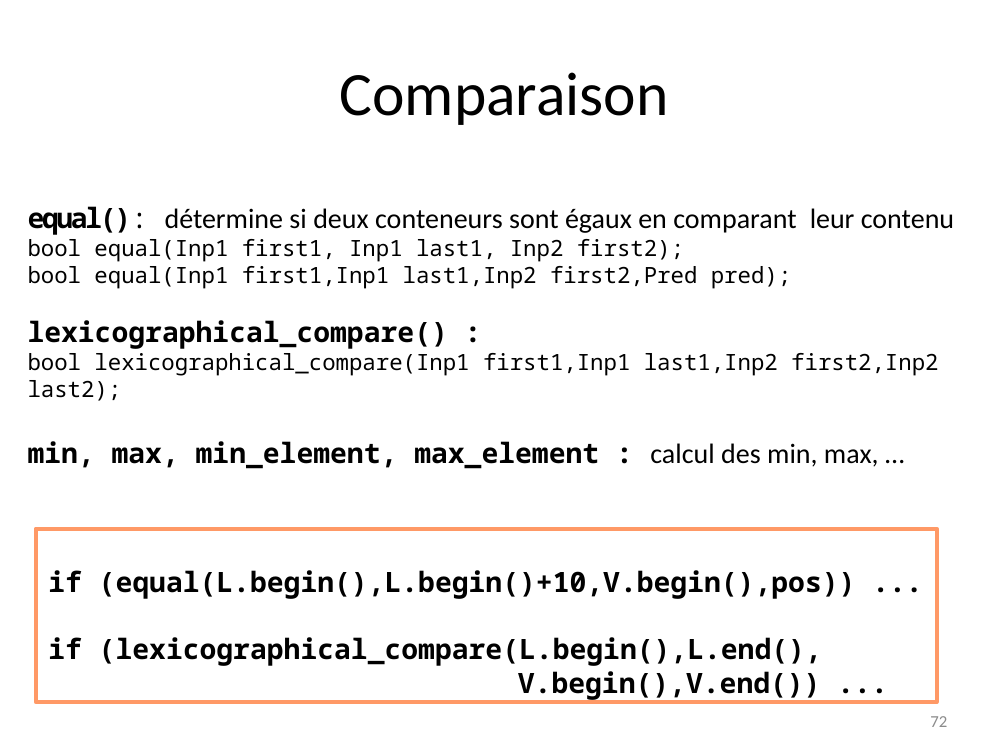
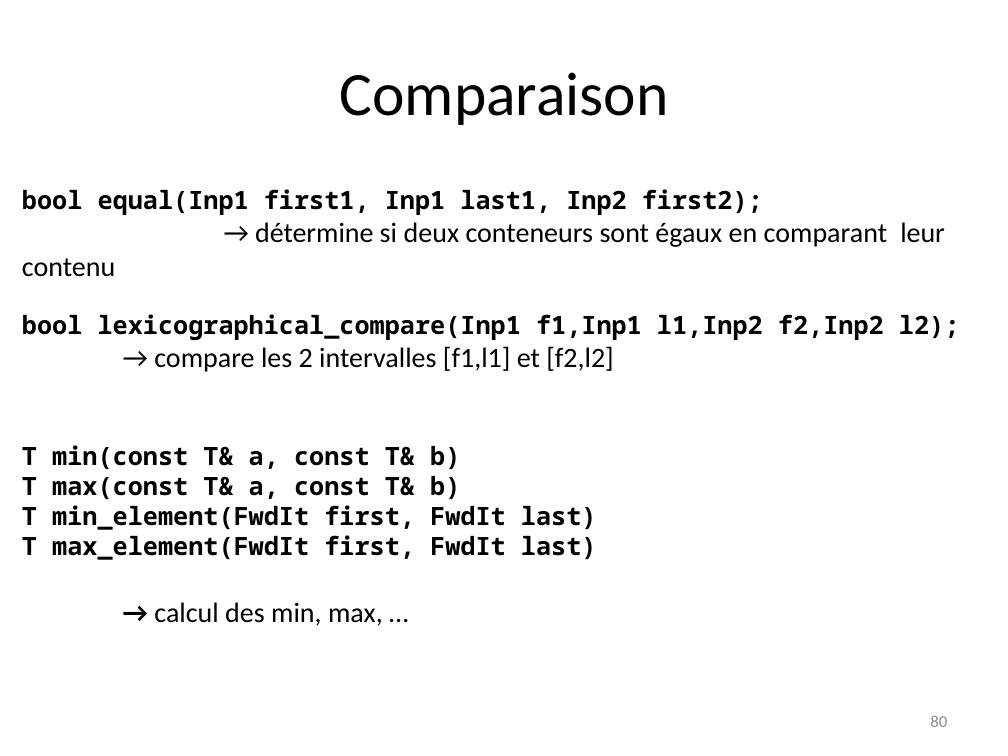
Before and after one commit to manu5801/cours-cplusplus, a slide deck: slide 80 of stl/F_C++_STL.pptx (slide 72 before the commit). Drawn at 1008x756 pixels with LibreOffice and Linux fonts; fonts in the diff are those of the drawing. Boxes give left, top, right and bottom in pixels: in the first picture for what was removed or moved away, otherwise in the second. Text is boxed around its words. In the diff, an @@ line names an element or a change of style, - is before the commit and + after.

```diff
--- a/stl/F_C++_STL.pptx
+++ b/stl/F_C++_STL.pptx
@@ text "bool equal(Inp1 first1, Inp1 last1, ...": place and size @@
-text "bool equal(Inp1 first1, Inp1 last1, ..." at (28, 206, 954, 469)
+text "bool equal(Inp1 first1, Inp1 last1, ..." at (22, 189, 959, 626)
@@ text at (22, 189, 763, 215): size 16 to 18 pt, bold on in "bool equal(Inp1 first1, Inp1 last1, Inp2 first2);" @@
@@ text at (28, 206, 954, 235): paragraph removed @@
-equal(): détermine si deux conteneurs sont égaux en comparant leur contenu
@@ text at (22, 222, 959, 626): text changed; size 16 to 18 pt; bold on @@
-bool equal(Inp1 first1,Inp1 last1,Inp2 first2,Pred pred);
-lexicographical_compare() :
-bool lexicographical_compare(Inp1 first1,Inp1 last1,Inp2 first2,Inp2 last2);
-min, max, min_element, max_element : calcul des min, max, …
+→ détermine si deux conteneurs sont égaux en comparant leur contenu
+bool lexicographical_compare(Inp1 f1,Inp1 l1,Inp2 f2,Inp2 l2);
+→ compare les 2 intervalles [f1,l1] et [f2,l2]
+T min(const T& a, const T& b)
+T max(const T& a, const T& b)
+T min_element(FwdIt first, FwdIt last)
+T max_element(FwdIt first, FwdIt last)
+→ calcul des min, max, …
@@ rectangle removed at (35, 529, 936, 703) @@
-if (equal(L.begin(),L.begin()+10,V.begin(),pos)) ...
-if (lexicographical_compare(L.begin(),L.end(),
-V.begin(),V.end()) ...
@@ page number at (930, 715, 947, 727): text changed @@
-72
+80
```
Also in this commit, not shown: 19 other slides changed, 5 slides added, 3 slides removed, 27 other files.
